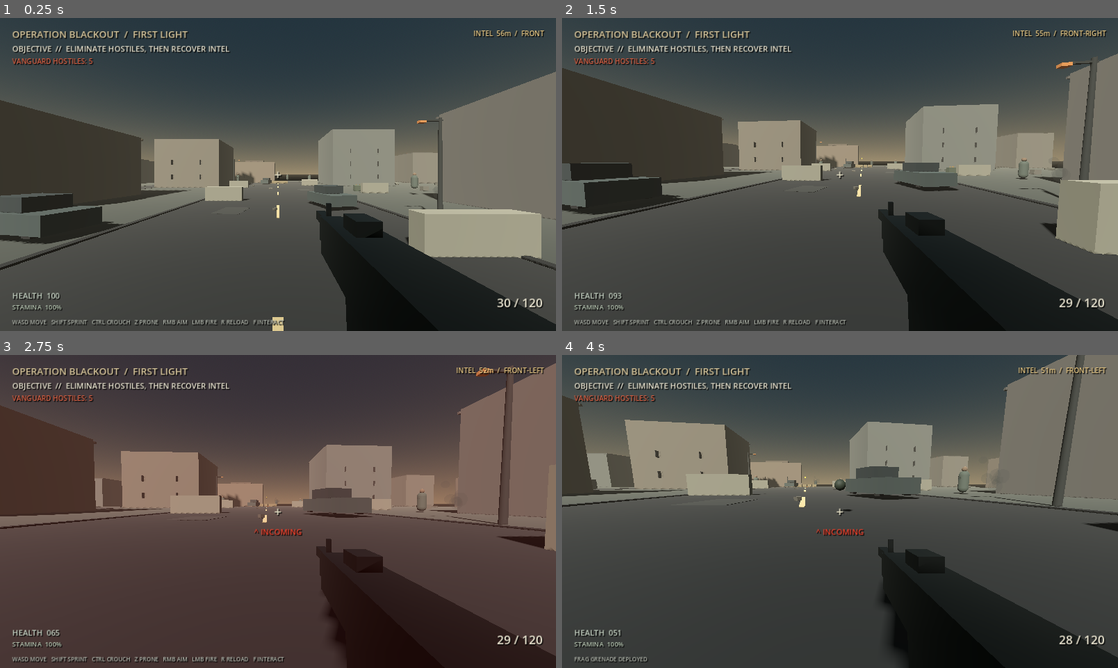
Above: before the commit, frames 1-4 (two rows, left to right).
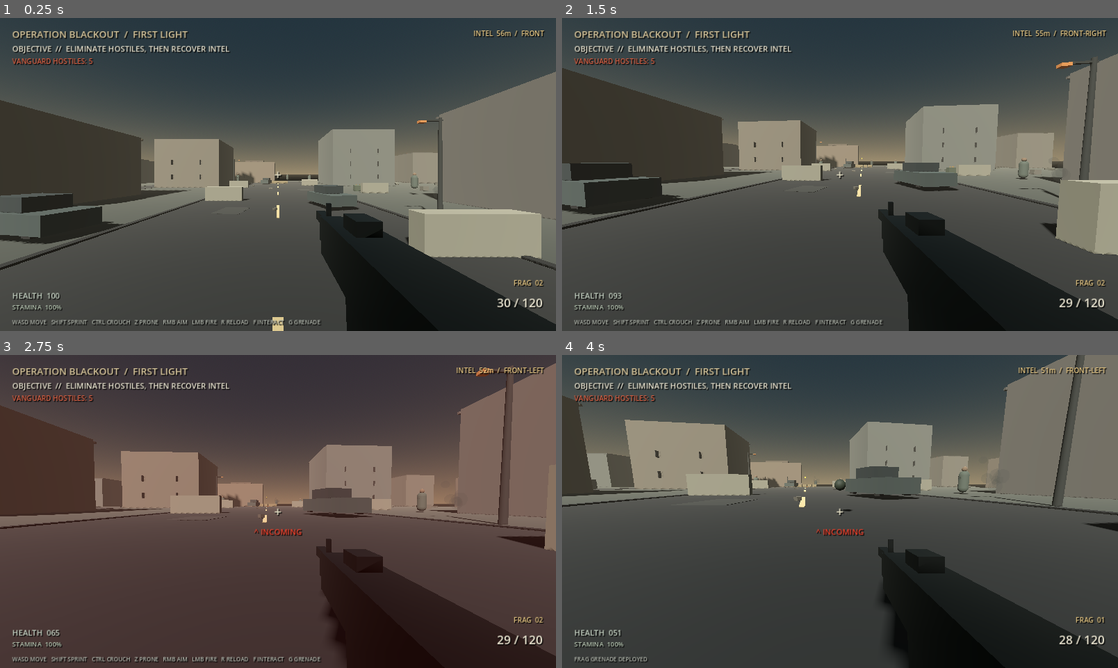
Above: after the commit, the same moments.

Repository: Liladizilla/operation-blackout
Game: Godot game, scene res://scenes/main.tscn
Same seed, same stepped clock (60 frames per second), same inputs: the game is played once before the commit and once after it.
Inputs (mouse positions are in pixels of both pictures, inside the frame that each line leads up to):
- Up to frame 1 (0.25 s): no input
- Up to frame 2 (1.5 s): tap Enter at 0.5 s; move the mouse to (867, 174) at 0.52 s; hold W (move_forward) from 0.53 s (still down); tap Ctrl (crouch) at 0.6 s; click (867, 174) at 0.67 s; tap Space (jump) at 0.77 s; move the mouse to (812, 174) at 1.27 s; tap F (interact) at 1.35 s
- Up to frame 3 (2.75 s): keep holding W (move_forward); tap Space (jump) at 1.52 s; move the mouse to (289, 505) at 2.02 s; tap Z (prone) at 2.1 s
- Up to frame 4 (4 s): keep holding W (move_forward); move the mouse to (834, 517) at 2.77 s; tap Shift (sprint) at 2.85 s; click (834, 517) at 2.92 s; tap Space (jump) at 3.02, 3.77 s; move the mouse to (878, 514) at 3.52 s; tap G (throw_grenade) at 3.6 s

The runs differ from the first frame. In frame 1, 0.1% of the frame differs, in the area x 51-98%, y 83-99%; in frame 2, 0.1%; in frame 3, 0.1%; in frame 4, less than 0.1%.

Commit message:
Add grenade inventory indicator to combat HUD

Diff:
--- a/scripts/hud.gd
+++ b/scripts/hud.gd
@@ -2,6 +2,7 @@
 
 var root: Control
 var ammo_label: Label
+var grenade_label: Label
 var health_label: Label
 var enemy_label: Label
 var status_label: Label
@@ -26,6 +27,7 @@
     player.set("hud", self)
     _build()
     set_ammo(int(player.get("ammo")), int(player.get("reserve")))
+    set_grenades(int(player.get("grenades")))
     health_label.text = "HEALTH  %03d" % int(player.get("health"))
     if scene.has_method("get_remaining_enemies"):
         set_enemy_count(scene.get_remaining_enemies())
@@ -89,6 +91,17 @@
     ammo_label.offset_bottom = -40
     ammo_label.horizontal_alignment = HORIZONTAL_ALIGNMENT_RIGHT
     root.add_child(ammo_label)
+    grenade_label = _label("FRAG  02", 16, Color(0.88,0.76,0.50))
+    grenade_label.anchor_left = 1
+    grenade_label.anchor_right = 1
+    grenade_label.anchor_top = 1
+    grenade_label.anchor_bottom = 1
+    grenade_label.offset_left = -210
+    grenade_label.offset_right = -30
+    grenade_label.offset_top = -122
+    grenade_label.offset_bottom = -94
+    grenade_label.horizontal_alignment = HORIZONTAL_ALIGNMENT_RIGHT
+    root.add_child(grenade_label)
     center_dot = _label("+", 30, Color(0.88,0.86,0.76))
     center_dot.anchor_left = 0.5
     center_dot.anchor_right = 0.5
@@ -111,7 +124,7 @@
     damage_direction_label.offset_bottom = 62
     damage_direction_label.horizontal_alignment = HORIZONTAL_ALIGNMENT_CENTER
     root.add_child(damage_direction_label)
-    status_label = _label("WASD MOVE   SHIFT SPRINT   CTRL CROUCH   Z PRONE   RMB AIM   LMB FIRE   R RELOAD   F INTERACT", 13, Color(0.70,0.72,0.68))
+    status_label = _label("WASD MOVE   SHIFT SPRINT   CTRL CROUCH   Z PRONE   RMB AIM   LMB FIRE   R RELOAD   F INTERACT   G GRENADE", 13, Color(0.70,0.72,0.68))
     status_label.anchor_top = 1
     status_label.anchor_bottom = 1
     status_label.offset_left = 28
@@ -163,6 +176,12 @@
     center_dot.text = "X" if killed else ("x" if headshot else "+")
     center_dot.add_theme_color_override("font_color", Color(0.95,0.30,0.18) if killed else (Color(1.0,0.68,0.24) if headshot else Color(0.95,0.92,0.80)))
     hitmarker_timer = 0.22 if killed or headshot else 0.11
+
+func set_grenades(count: int) -> void:
+    if not is_instance_valid(grenade_label):
+        return
+    grenade_label.text = "FRAG  %02d" % count
+    grenade_label.add_theme_color_override("font_color", Color(0.88,0.76,0.50) if count > 0 else Color(0.95,0.30,0.18))
 
 func set_ammo(current: int, reserve: int) -> void:
     ammo_label.text = "%02d / %03d" % [current, reserve]
